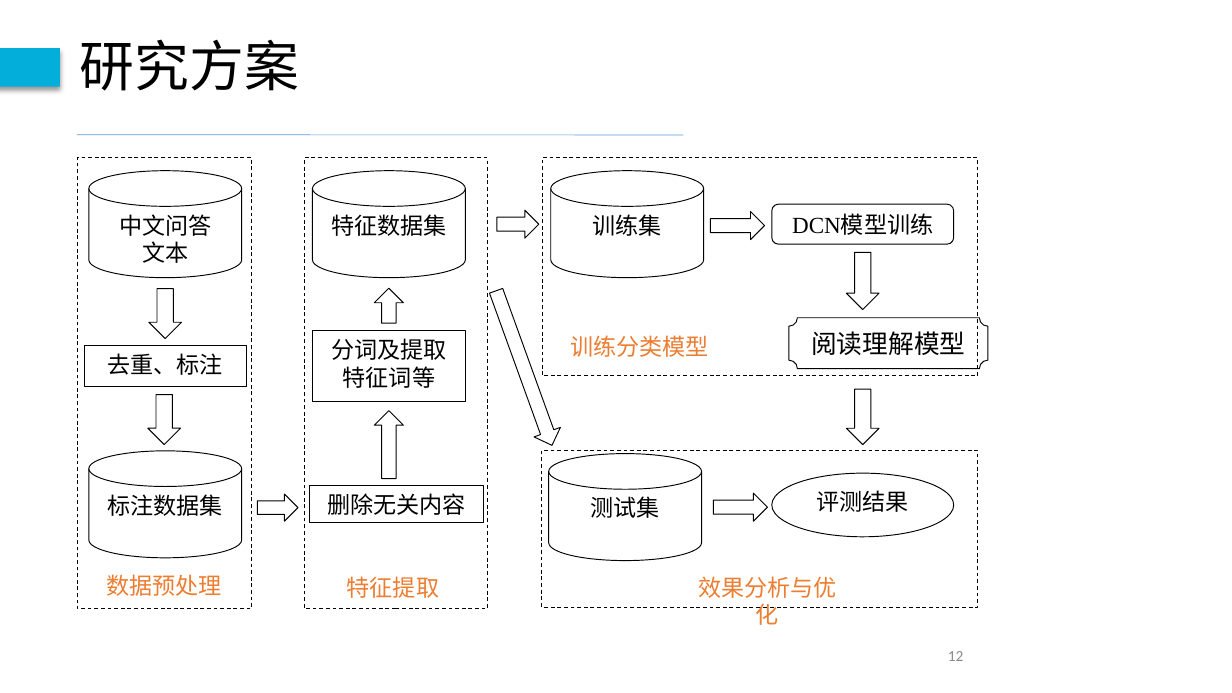
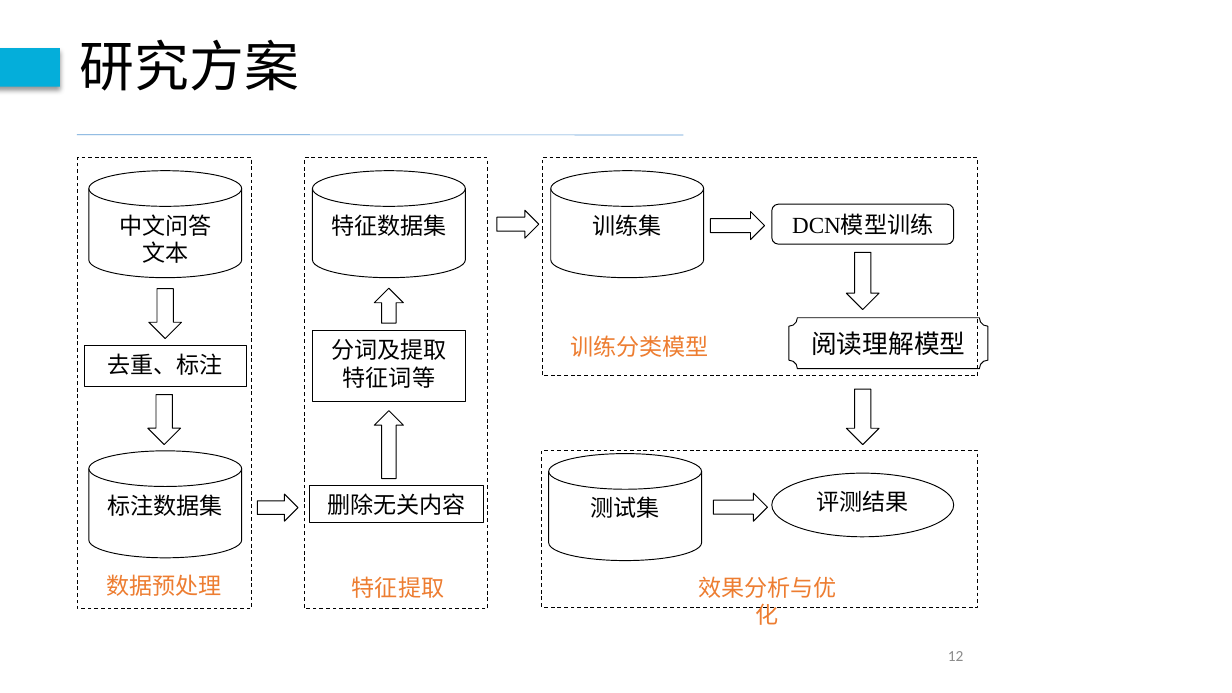
Before and after one commit to ZhouDavid/UnderGraduProject, a slide deck: slide 12 of 开题答辩/毕设开题答辩-最终版-计32周建宇.pptx. Drawn at 1232x693 pixels with LibreOffice and Linux fonts; fonts in the diff are those of the drawing. Boxes give left, top, right and bottom in pixels: in the first picture for what was removed or moved away, otherwise in the second. Text is boxed around its words. In the diff, an @@ line names an element or a change of style, - is before the commit and + after.

```diff
--- a/开题答辩/毕设开题答辩-最终版-计32周建宇.pptx
+++ b/开题答辩/毕设开题答辩-最终版-计32周建宇.pptx
@@ right arrow removed at <box>483,286,565,450</box> @@
@@ text "特征提取": place and size @@
-text "特征提取" at <box>347,576,439,598</box>
+text "特征提取" at <box>352,576,444,598</box>
```
Also in this commit, not shown: 5 other files.
